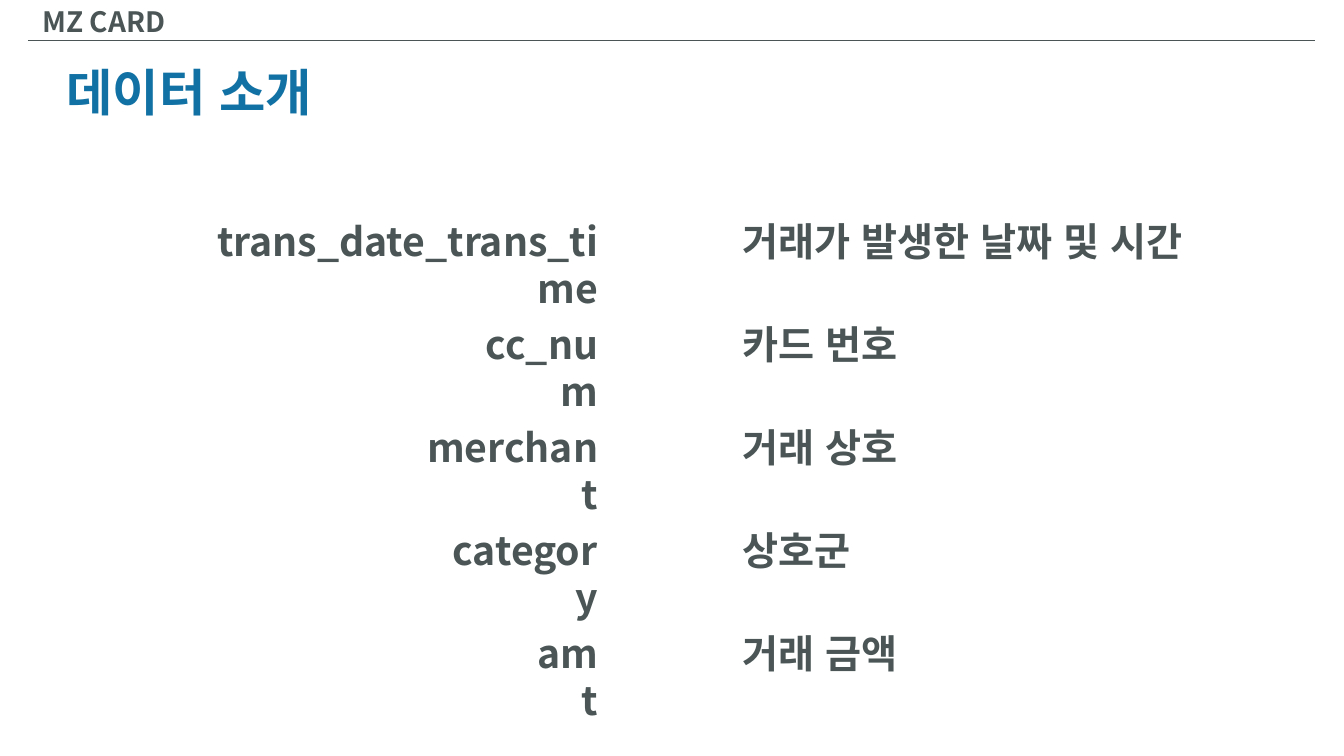
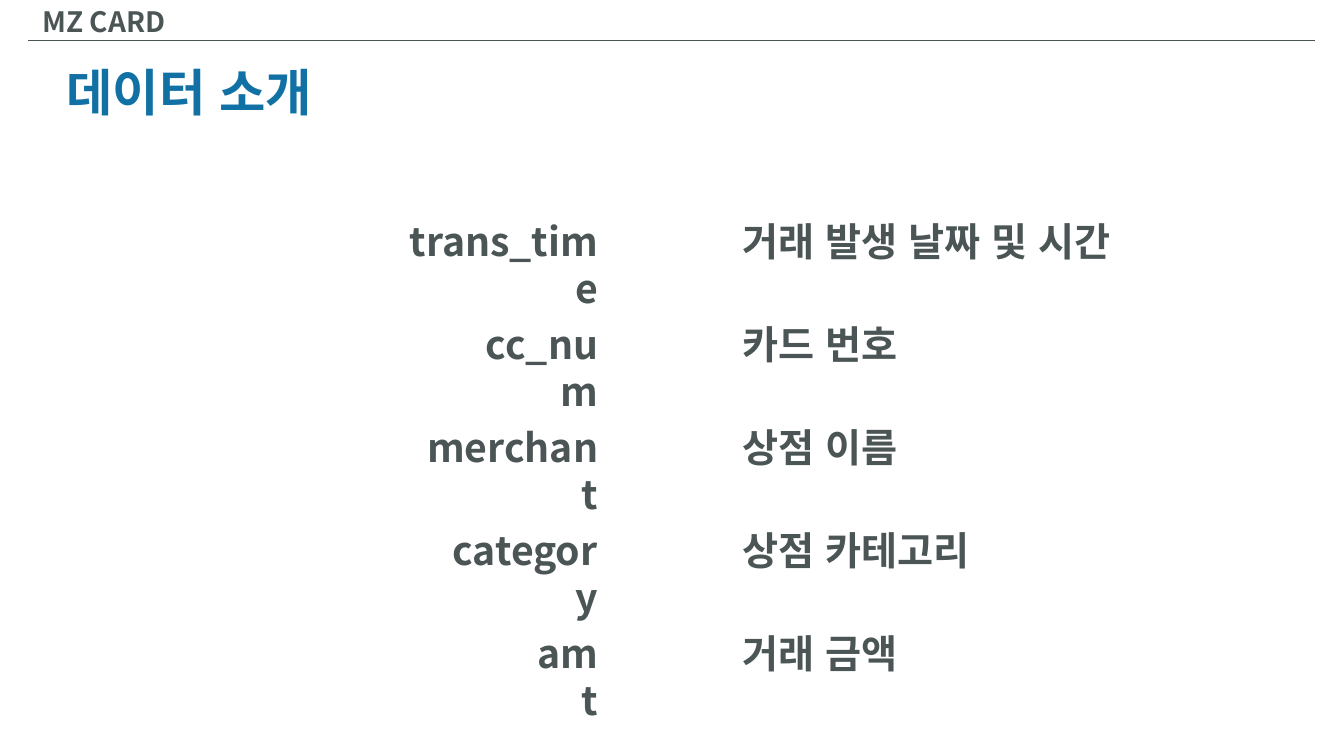
Before and after one commit to InjaeJayLee/mzcard, a slide deck: slide 6 of MZCARD.pptx. Drawn at 1344x756 pixels with LibreOffice and Linux fonts; fonts in the diff are those of the drawing. Boxes give left, top, right and bottom in pixels: in the first picture for what was removed or moved away, otherwise in the second. Text is boxed around its words. In the diff, an @@ line names an element or a change of style, - is before the commit and + after.

```diff
--- a/MZCARD.pptx
+++ b/MZCARD.pptx
@@ text at [410,224,598,262]: text changed @@
-trans_date_trans_time
+trans_time
@@ text at [742,223,1110,260]: text changed @@
-거래가 발생한 날짜 및 시간
+거래 발생 날짜 및 시간
@@ text at [742,429,897,466]: text changed @@
-거래 상호
+상점 이름
@@ text at [742,532,969,569]: text changed @@
-상호군
+상점 카테고리
```
Also in this commit, not shown: 12 other slides changed, 17 slides added, 1 slide removed, 1 other file.
